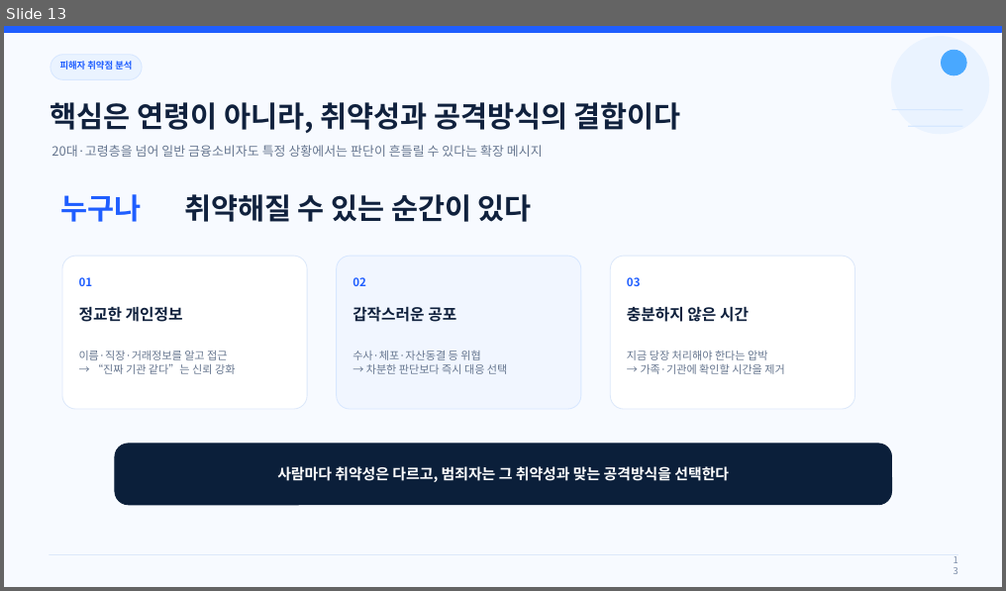
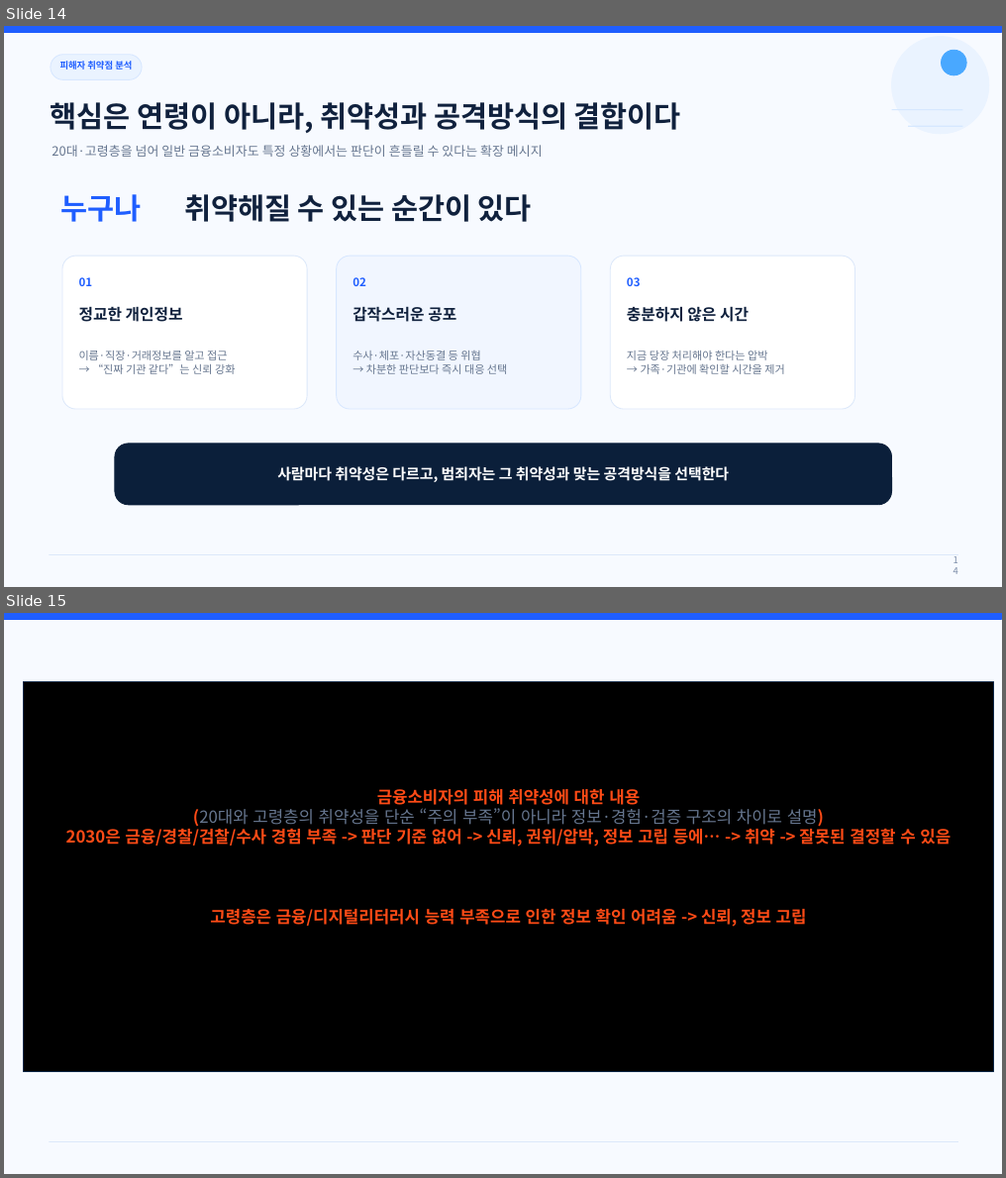
Before and after one commit to hamhj7694/AIXTeamProject2, a slide deck: 01_docs/01_proposal/01.frow/03_제안서 본작성.pptx. Shown one above the other, each under a label of ours: slide 13 before the commit, slides 14 and 15 after it. The pictures are 1006x591 and 1006x1178 pixels, drawn with LibreOffice and Linux fonts; fonts in the diff are those of the drawing. Boxes give left, top, right and bottom in pixels: in the first picture for what was removed or moved away, otherwise in the second. Text is boxed around its words. In the diff, an @@ line names an element or a change of style, - is before the commit and + after.

```diff
--- a/01_docs/01_proposal/01.frow/03_제안서 본작성.pptx
+++ b/01_docs/01_proposal/01.frow/03_제안서 본작성.pptx
@@ slide 15 added at [4, 613, 1002, 1174], background #F7FAFF; not listed: 2 template elements that a slide beside it also shows @@
@@ rectangle added at [24, 682, 994, 1072], fill #000000, outline #0E2746 1 pt, 16 pt, text #FF4B16, bold @@
+금융소비자의 피해 취약성에 대한 내용
+(20대와 고령층의 취약성을 단순 “주의 부족”이 아니라 정보·경험·검증 구조의 차이로 설명)
+2030은 금융/경찰/검찰/수사 경험 부족 -> 판단 기준 없어 -> 신뢰, 권위/압박, 정보 고립 등에… -> 취약 -> 잘못된 결정할 수 있음
+고령층은 금융/디지털리터러시 능력 부족으로 인한 정보 확인 어려움 -> 신뢰, 정보 고립
@@ what was slide 13 is now slide 14 @@
@@ page number at [944, 559, 966, 572]: text changed @@
-13
+14
```
Also in this commit, not shown: 4 slides changed, 9 other slides added, 1 slide removed, 7 other files.
